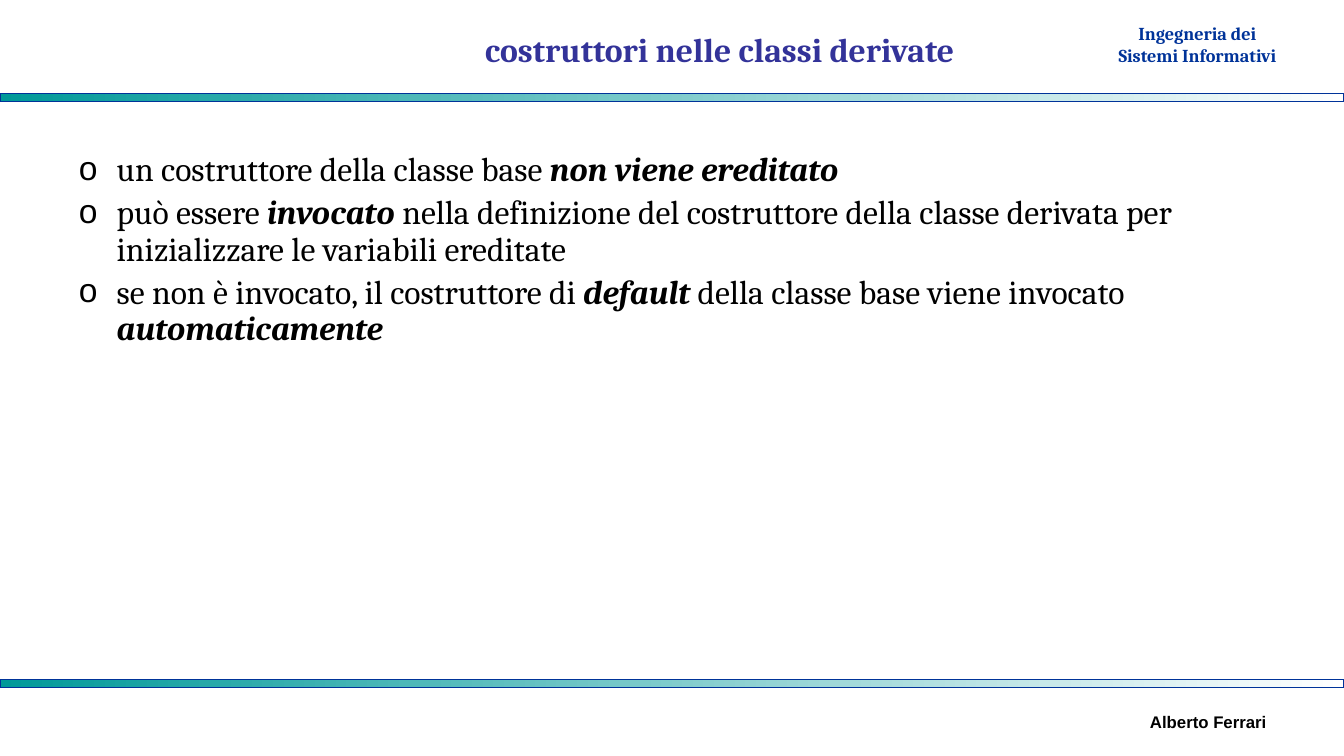
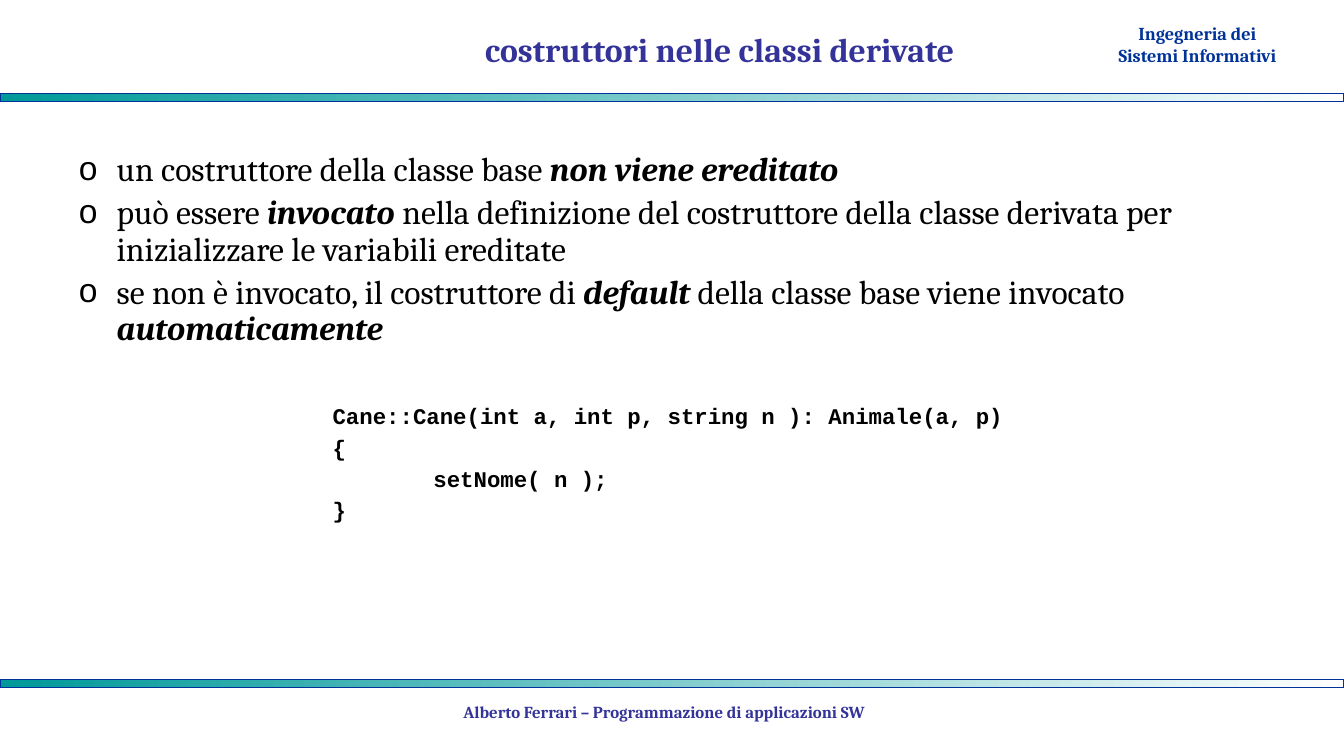
Before and after one commit to albertoferrari/pasw, a slide deck: slide 9 of lezioni/PASW05 - ereditarietà.pptx (slide 10 before the commit). Drawn at 1344x756 pixels with LibreOffice and Linux fonts; fonts in the diff are those of the drawing; background and template pictures are left out. Boxes give left, top, right and bottom in pixels: in the first picture for what was removed or moved away, otherwise in the second. Text is boxed around its words. In the diff, an @@ line names an element or a change of style, - is before the commit and + after.

```diff
--- a/lezioni/PASW05 - ereditarietà.pptx
+++ b/lezioni/PASW05 - ereditarietà.pptx
@@ text added at [333, 408, 1003, 492], 16 pt, text #000000, bold @@
+Cane::Cane(int a, int p, string n ): Animale(a, p)
+{
+setNome( n );
+}
@@ text added at [463, 706, 865, 722], 12 pt, text #333399, bold @@
+Alberto Ferrari – Programmazione di applicazioni SW
@@ text removed at [1150, 716, 1266, 728] @@
-Alberto Ferrari
```
Also in this commit, not shown: 15 other slides changed, 16 slides added, 5 slides removed, 1 other file.
